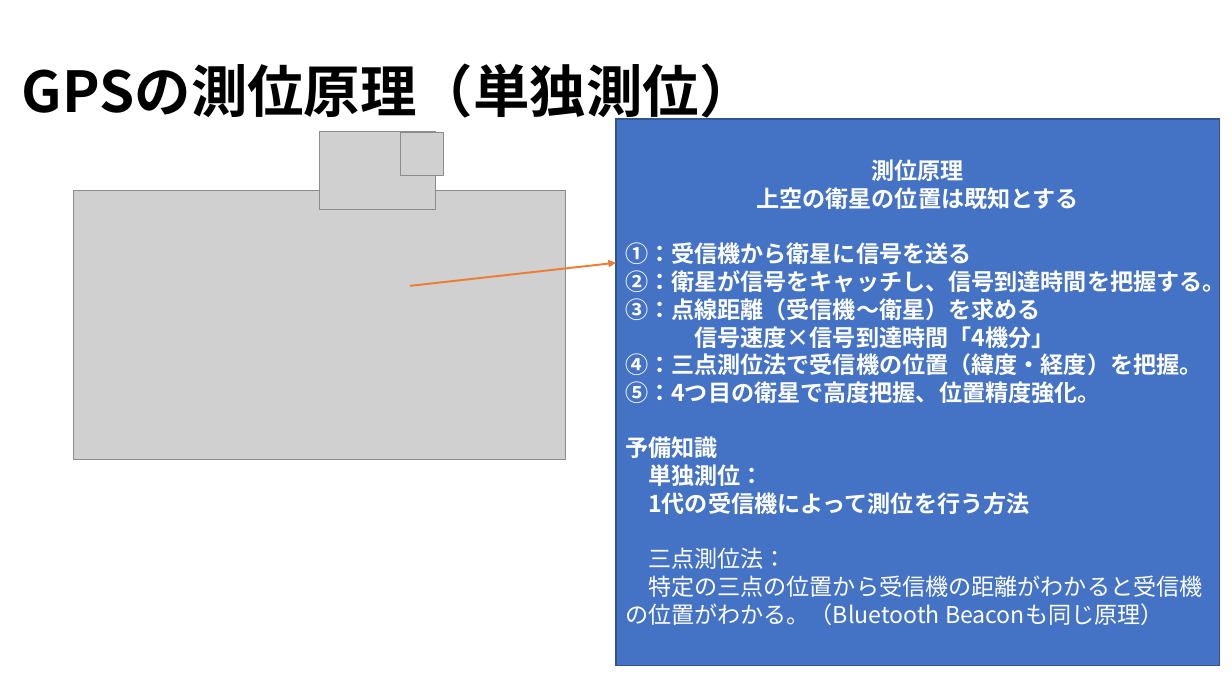
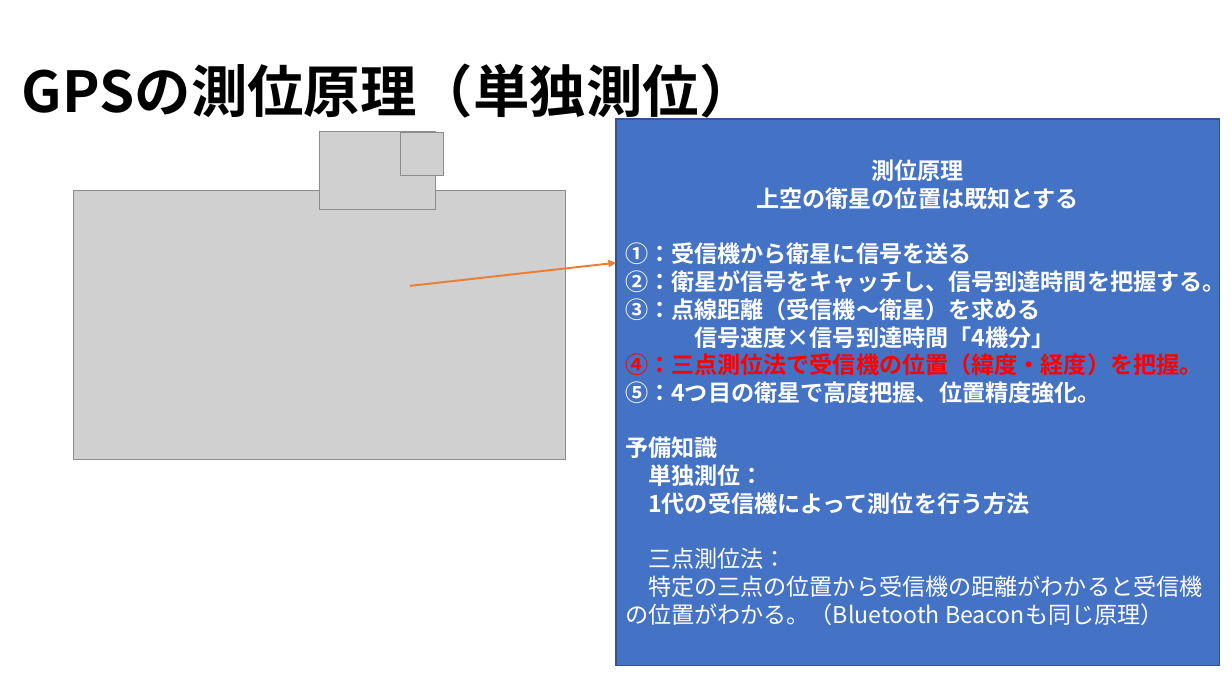
Before and after one commit to yamada4649/tibakoudai_2023, a slide deck: slide 5 of 週報/RTKとGPSの違い.pptx. Drawn at 1232x693 pixels with LibreOffice and Linux fonts; fonts in the diff are those of the drawing; grey boxes stand for pictures. Boxes give left, top, right and bottom in pixels: in the first picture for what was removed or moved away, otherwise in the second. Text is boxed around its words. In the diff, an @@ line names an element or a change of style, - is before the commit and + after.

```diff
--- a/週報/RTKとGPSの違い.pptx
+++ b/週報/RTKとGPSの違い.pptx
@@ text in rectangle at box(625, 353, 1202, 375): text colour #FFFFFF to #FF0000 in "④：三点測位法で受信機の位置（緯度・経度）を把握。" @@
```
Also in this commit, not shown: 2 slides added, 39 other files.
